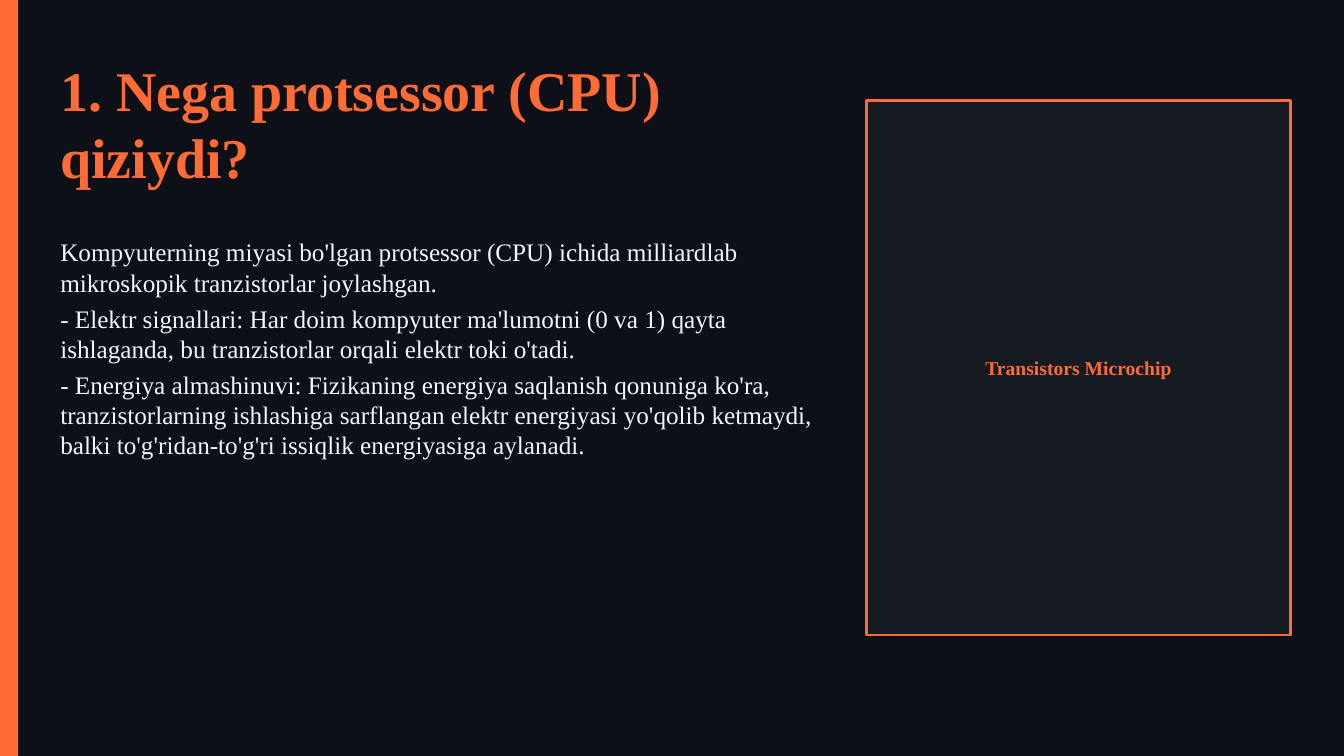
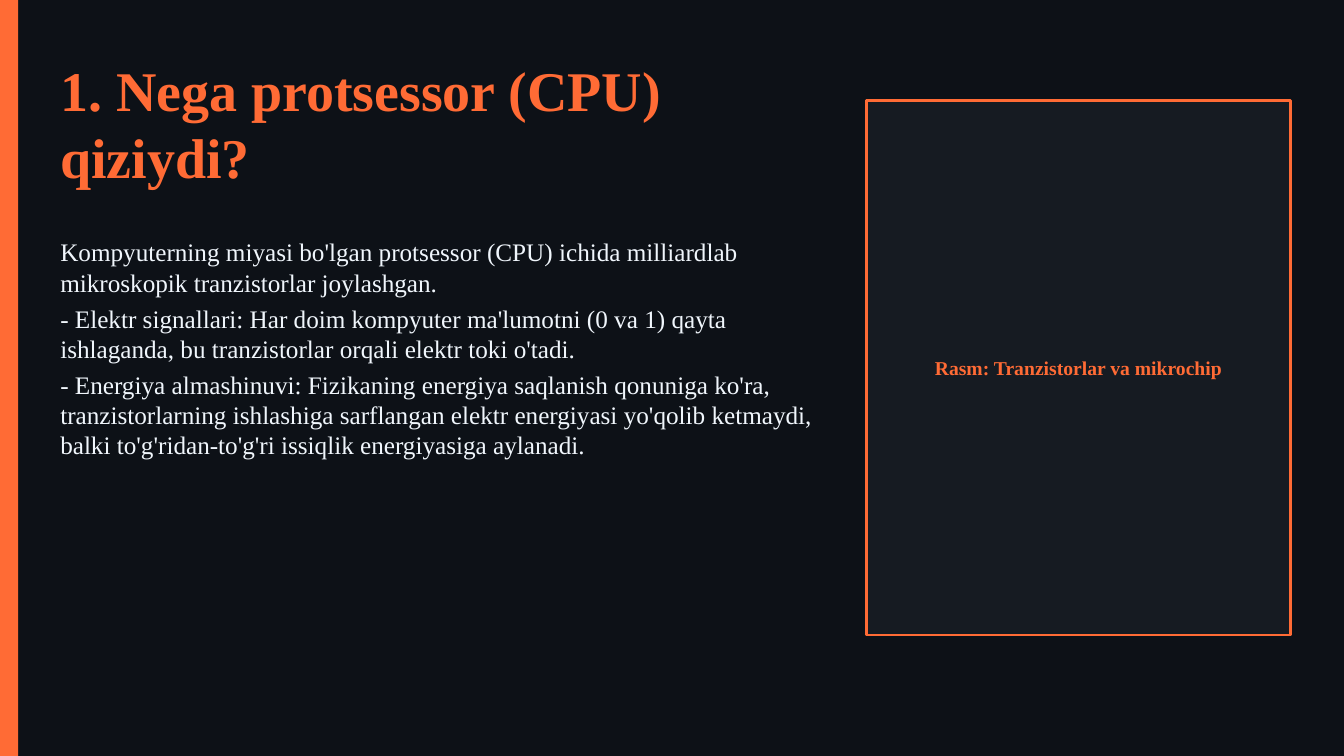
Before and after one commit to dasturland/kerak_taqdimot, a slide deck: slide 3 of taqdimot.pptx. Drawn at 1344x756 pixels with LibreOffice and Linux fonts; fonts in the diff are those of the drawing. Boxes give left, top, right and bottom in pixels: in the first picture for what was removed or moved away, otherwise in the second. Text is boxed around its words. In the diff, an @@ line names an element or a change of style, - is before the commit and + after.

```diff
--- a/taqdimot.pptx
+++ b/taqdimot.pptx
@@ text in rectangle at [935, 361, 1222, 380]: text changed @@
-Transistors Microchip
+Rasm: Tranzistorlar va mikrochip
```
Also in this commit, not shown: 9 other slides changed, 3 other files.
